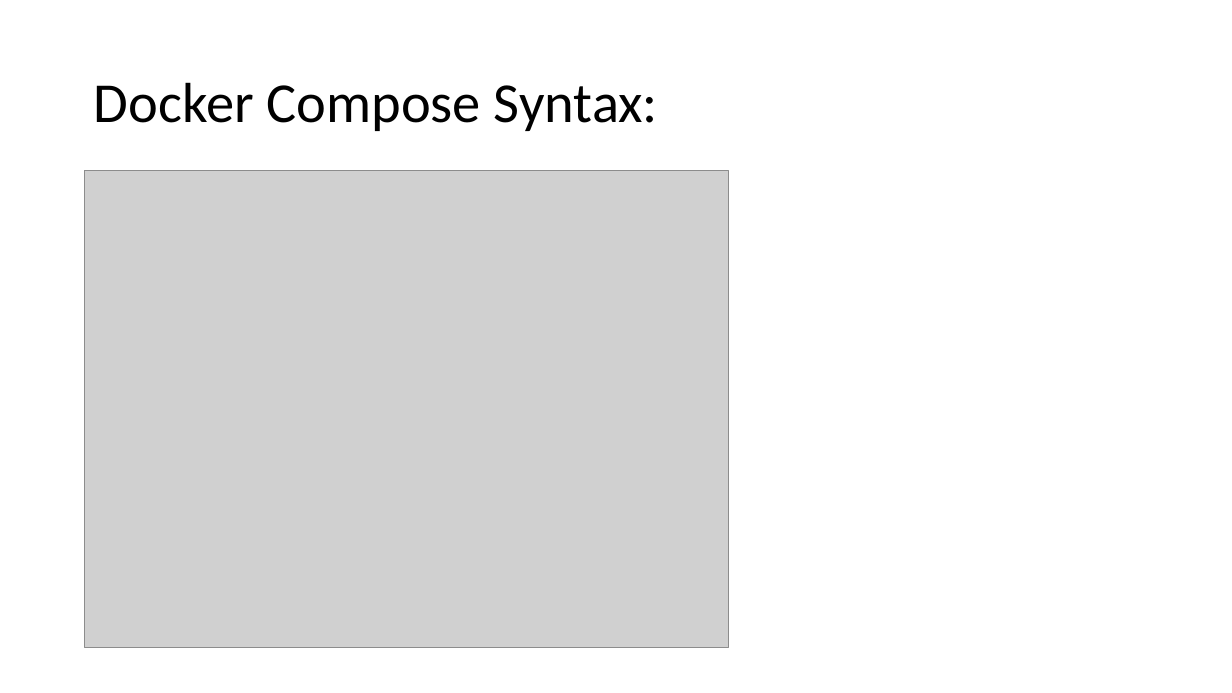
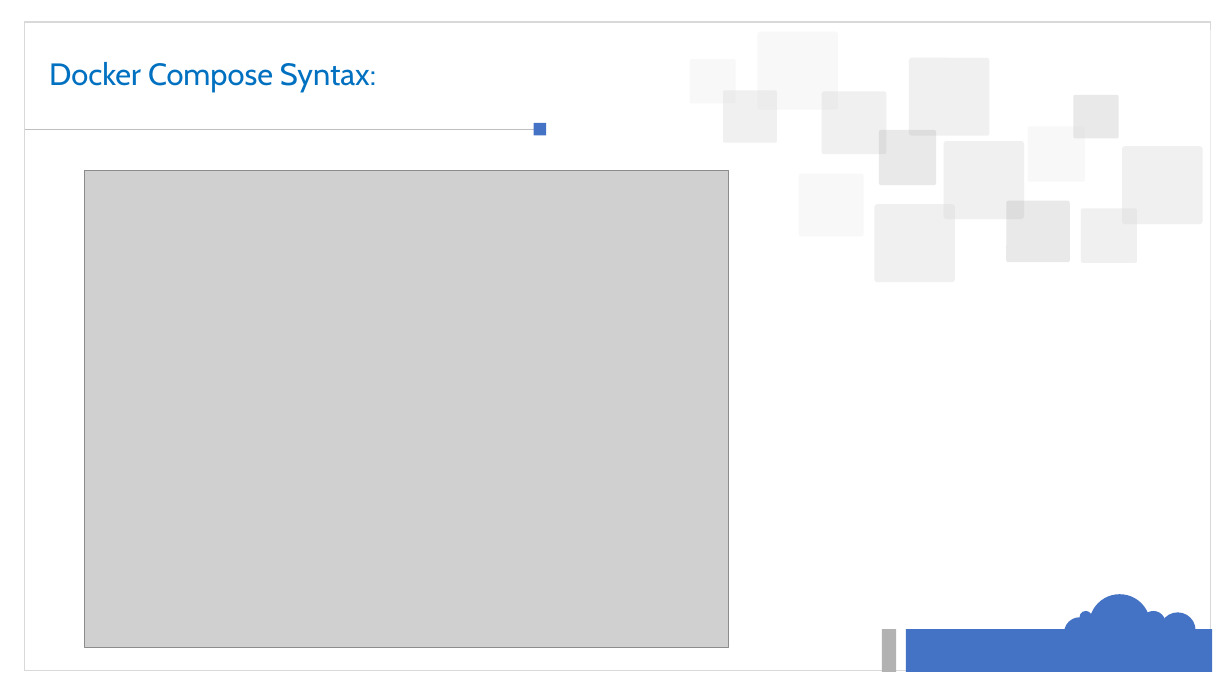
Before and after one commit to mahendra-shinde/docker-k8s-june-2019, a slide deck: slide 5 of docker orchestration day 2.pptx. Drawn at 1232x693 pixels with LibreOffice and Linux fonts; fonts in the diff are those of the drawing; grey boxes stand for pictures; background and template pictures are left out. Boxes give left, top, right and bottom in pixels: in the first picture for what was removed or moved away, otherwise in the second. Text is boxed around its words. In the diff, an @@ line names an element or a change of style, - is before the commit and + after.

```diff
--- a/docker orchestration day 2.pptx
+++ b/docker orchestration day 2.pptx
@@ rectangle added at [25,22,1212,670], outline #D9D9D9 1 pt @@
@@ title "Docker Compose Syntax:": place and size @@
-title "Docker Compose Syntax:" at [94,82,658,131]
+title "Docker Compose Syntax:" at [49,62,376,92]
@@ title "Docker Compose Syntax:" at [49,62,376,92]: size 44 to 24 pt, font Calibri to Cabin, text colour #000000 to #0070C0 @@
@@ rectangle added at [658,30,1212,321], fill #FFFFFF at 48% opacity @@
@@ line added from (25, 129) to (534, 129), #BFBFBF 0.5 pt @@
@@ rectangle added at [534,123,547,136], fill #4472C4 @@
@@ group added at [690,31,1202,282]: 13 rounded rectangles @@
@@ rectangle added at [882,629,897,672], fill #B2B2B2 @@
@@ rectangle added at [906,629,1212,672], fill #4472C4 @@
@@ group added at [1065,594,1196,655]: 5 ellipses @@
```
Also in this commit, not shown: 5 other slides changed, 3 slides added, 2 other files.
